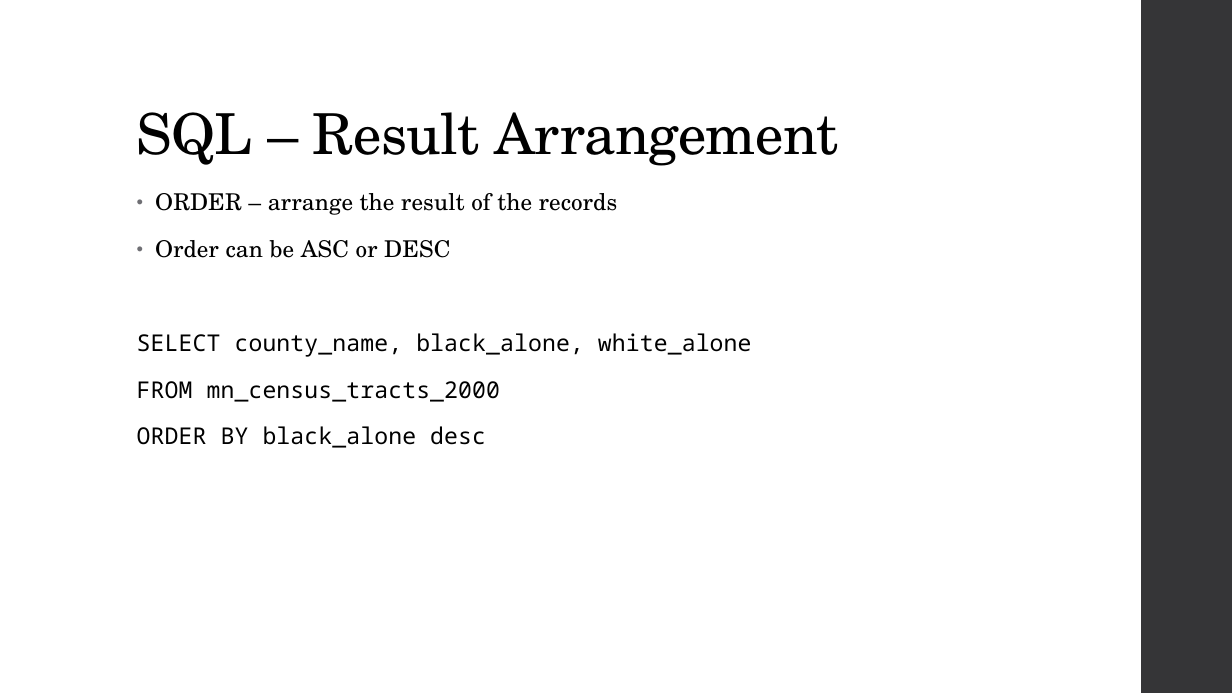
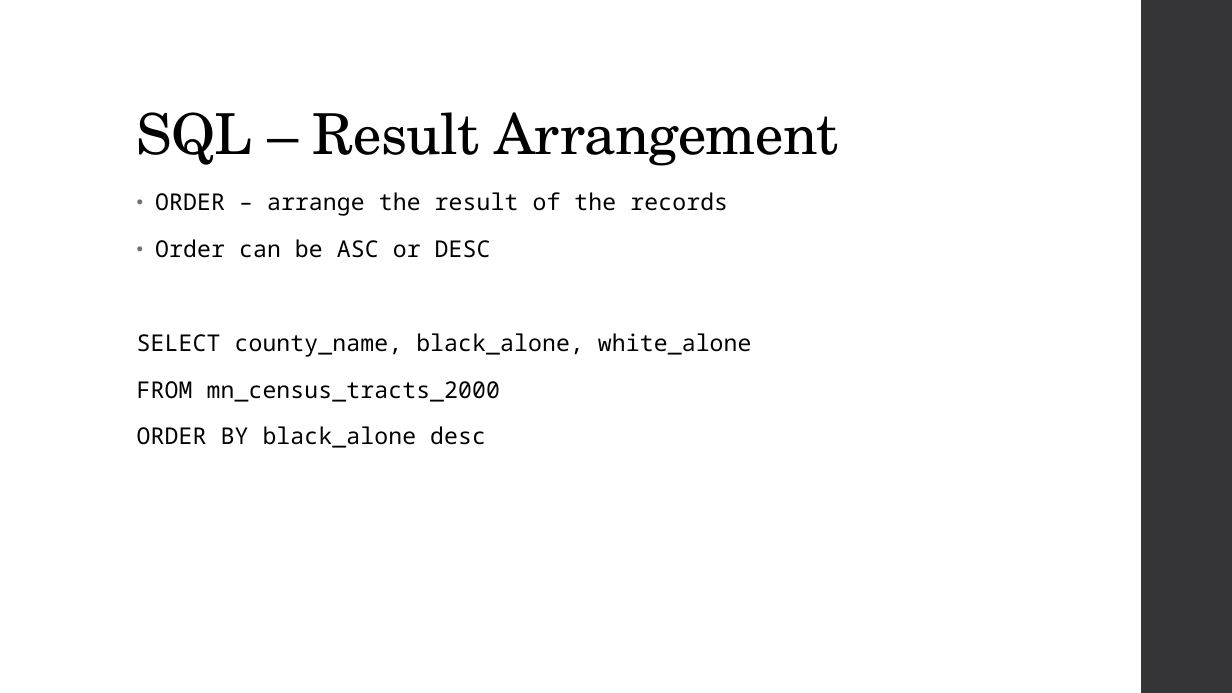
Before and after one commit to MGIS-UMN/GIS5577_week2, a slide deck: slide 29 of BASIC_SQL.odp. Drawn at 1232x693 pixels with LibreOffice and Linux fonts; fonts in the diff are those of the drawing. Boxes give left, top, right and bottom in pixels: in the first picture for what was removed or moved away, otherwise in the second. Text is boxed around its words. In the diff, an @@ line names an element or a change of style, - is before the commit and + after.

```diff
--- a/BASIC_SQL.odp
+++ b/BASIC_SQL.odp
@@ text at bbox=[155, 192, 728, 258]: font TeX Gyre Schola to Noto Sans Mono in "ORDER – arrange the result of the ...", "Order can be ASC or DESC" @@
```
Also in this commit, not shown: 16 other slides changed, 2 other files.
